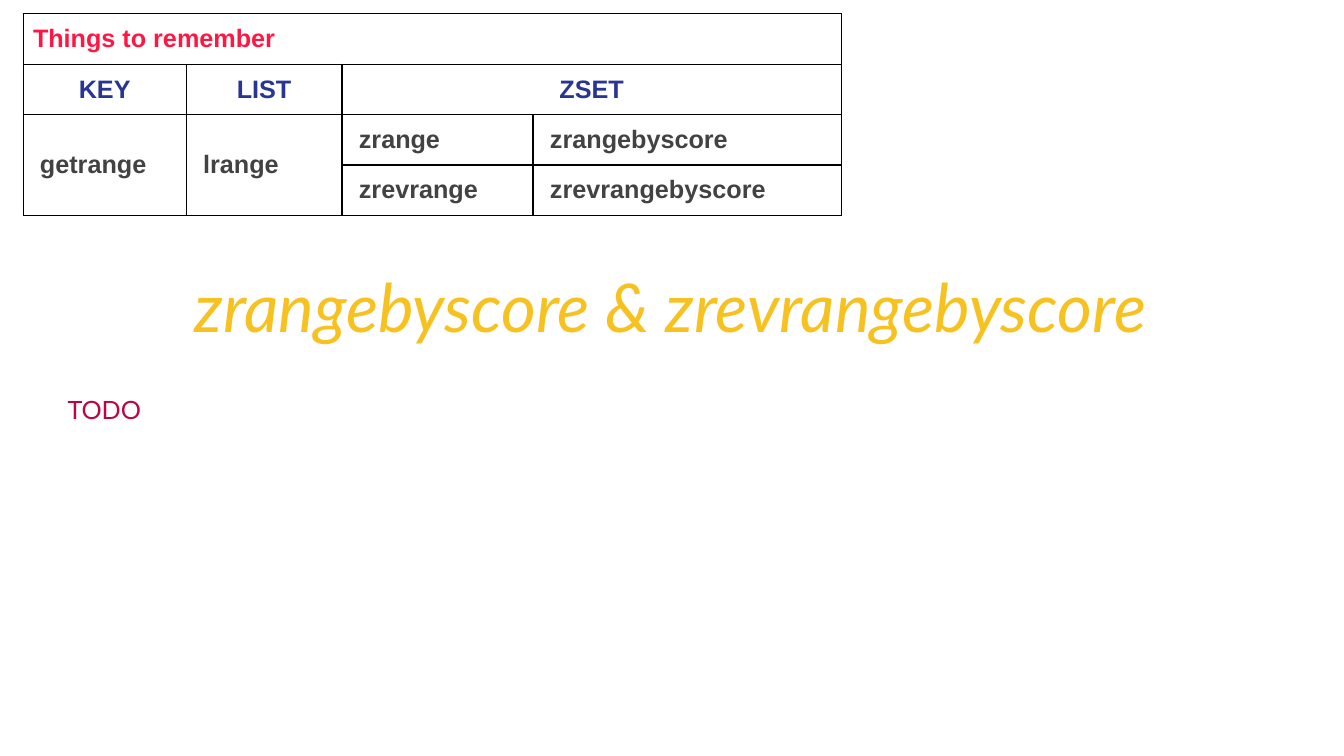
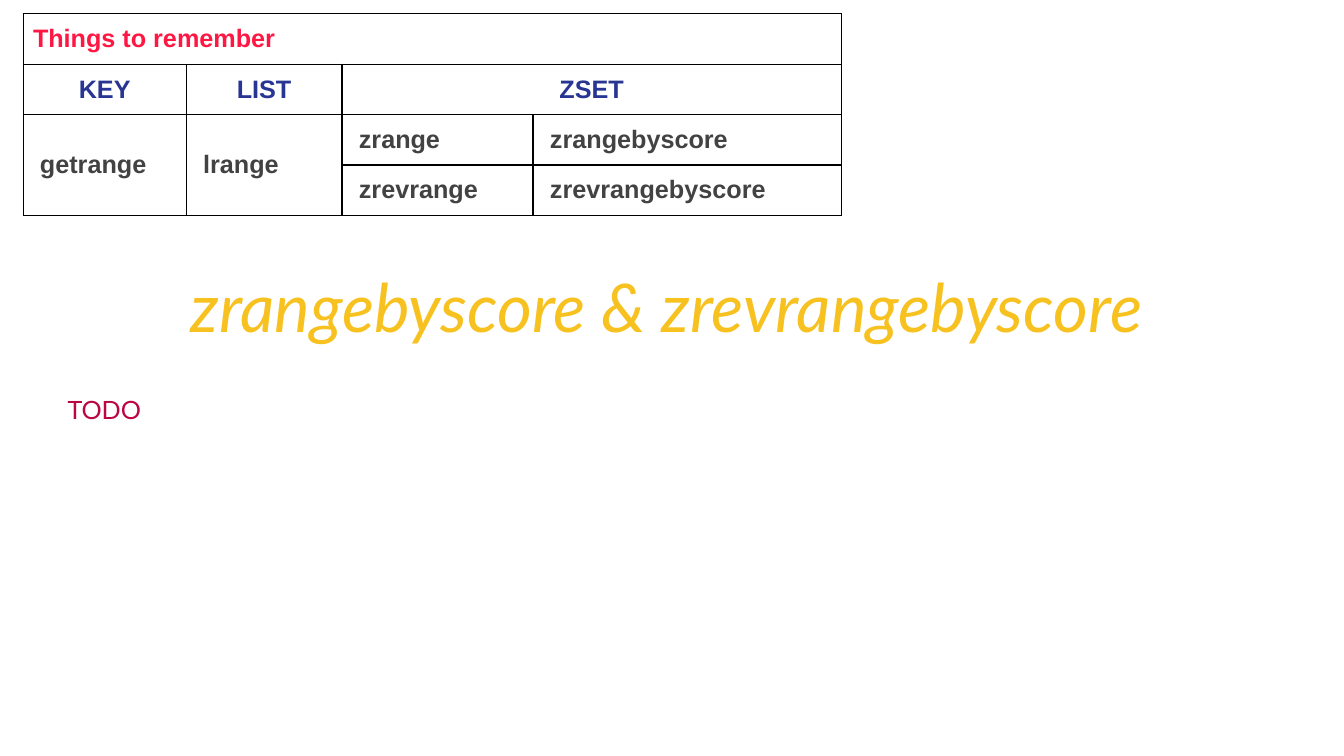
Before and after one commit to Saleel-Bagde/PPT-s, a slide deck: slide 74 of redis Ver2.pptx. Drawn at 1344x756 pixels with LibreOffice and Linux fonts; fonts in the diff are those of the drawing. Boxes give left, top, right and bottom in pixels: in the first picture for what was removed or moved away, otherwise in the second. Text is boxed around its words. In the diff, an @@ line names an element or a change of style, - is before the commit and + after.

```diff
--- a/redis Ver2.pptx
+++ b/redis Ver2.pptx
@@ text "zrangebyscore & zrevrangebyscore": place and size @@
-text "zrangebyscore & zrevrangebyscore" at <box>195,282,1147,345</box>
+text "zrangebyscore & zrevrangebyscore" at <box>191,282,1143,345</box>
```
Also in this commit, not shown: 10 other slides changed, 17 slides added, 1 slide removed.
